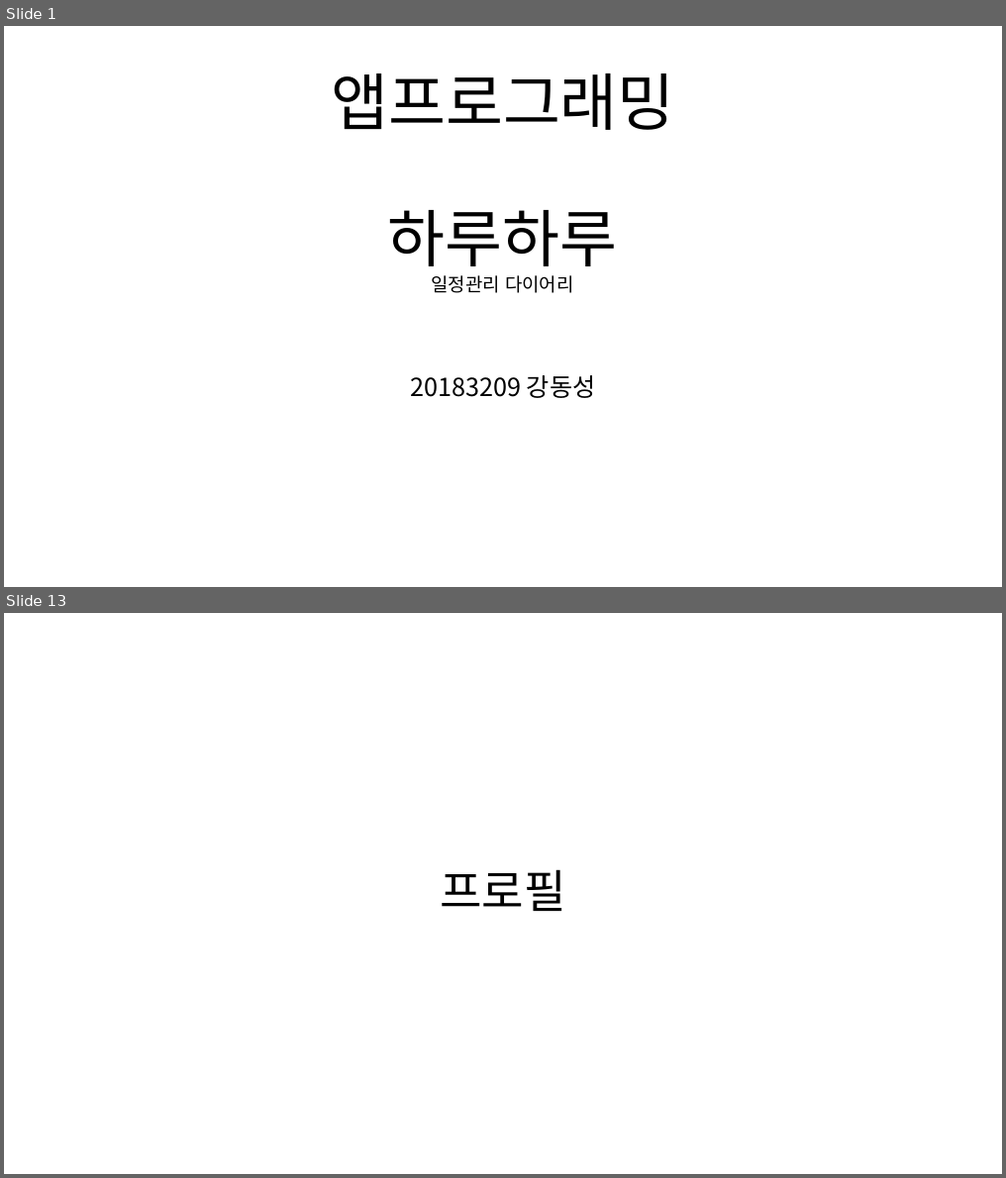
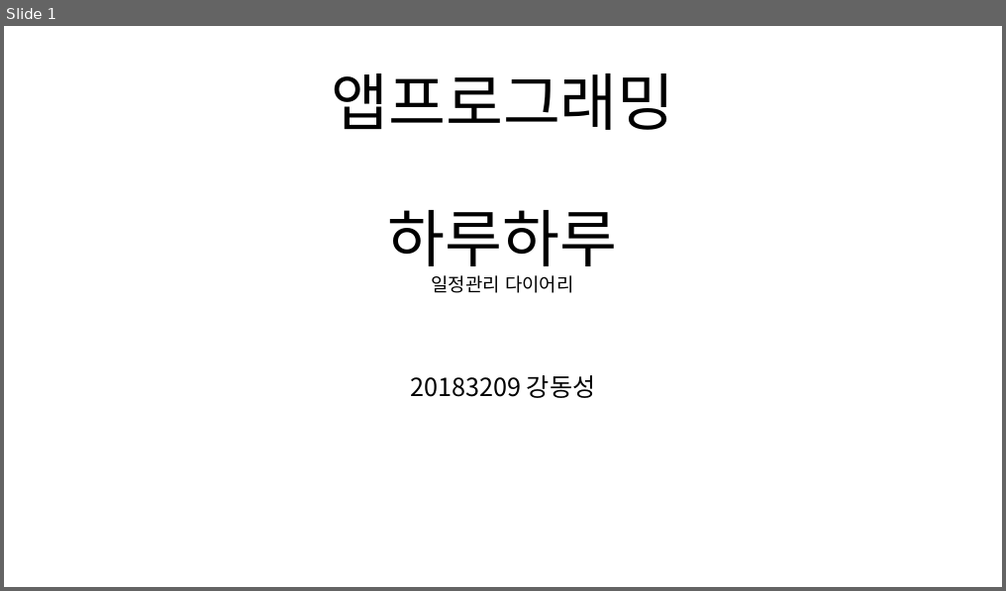
Before and after one commit to chamsaegugu9/hello_flutter, a slide deck: 앱기획.pptx. Shown one above the other, each under a label of ours: slides 1 and 13 before the commit, slide 1 after it; the slides between them are not shown. The pictures are 1006x1178 and 1006x591 pixels, drawn with LibreOffice and Linux fonts; fonts in the diff are those of the drawing. Boxes give left, top, right and bottom in pixels: in the first picture for what was removed or moved away, otherwise in the second. Text is boxed around its words. In the diff, an @@ line names an element or a change of style, - is before the commit and + after.

```diff
--- a/앱기획.pptx
+++ b/앱기획.pptx
@@ slide 13 removed at box(4, 613, 1002, 1174), background #FFFFFF @@
@@ title removed at box(440, 869, 565, 911) @@
-프로필
```
Also in this commit, not shown: 1 slide changed, 4 slides added, 20 other slides removed, 8 other files.
